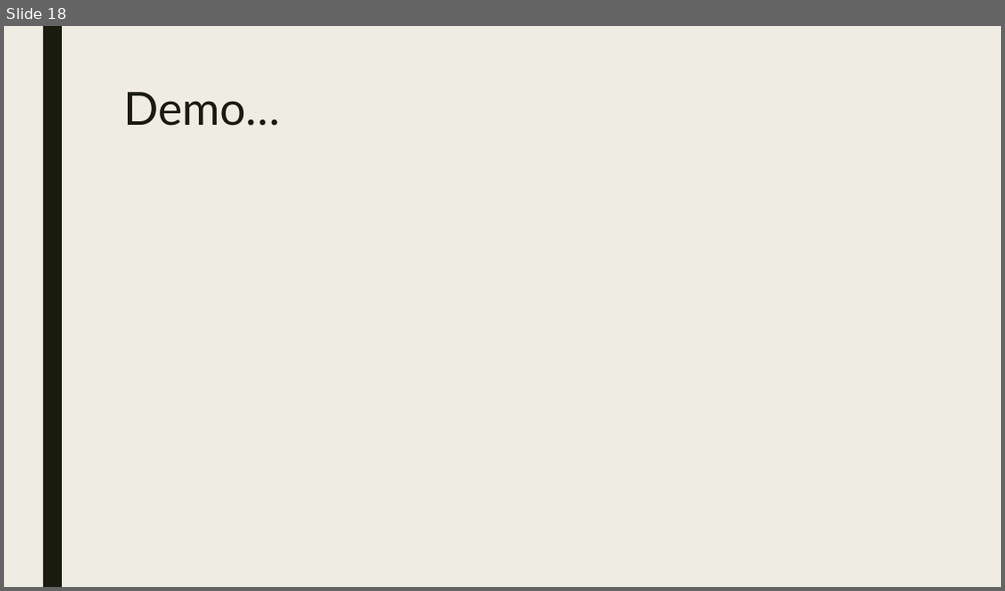
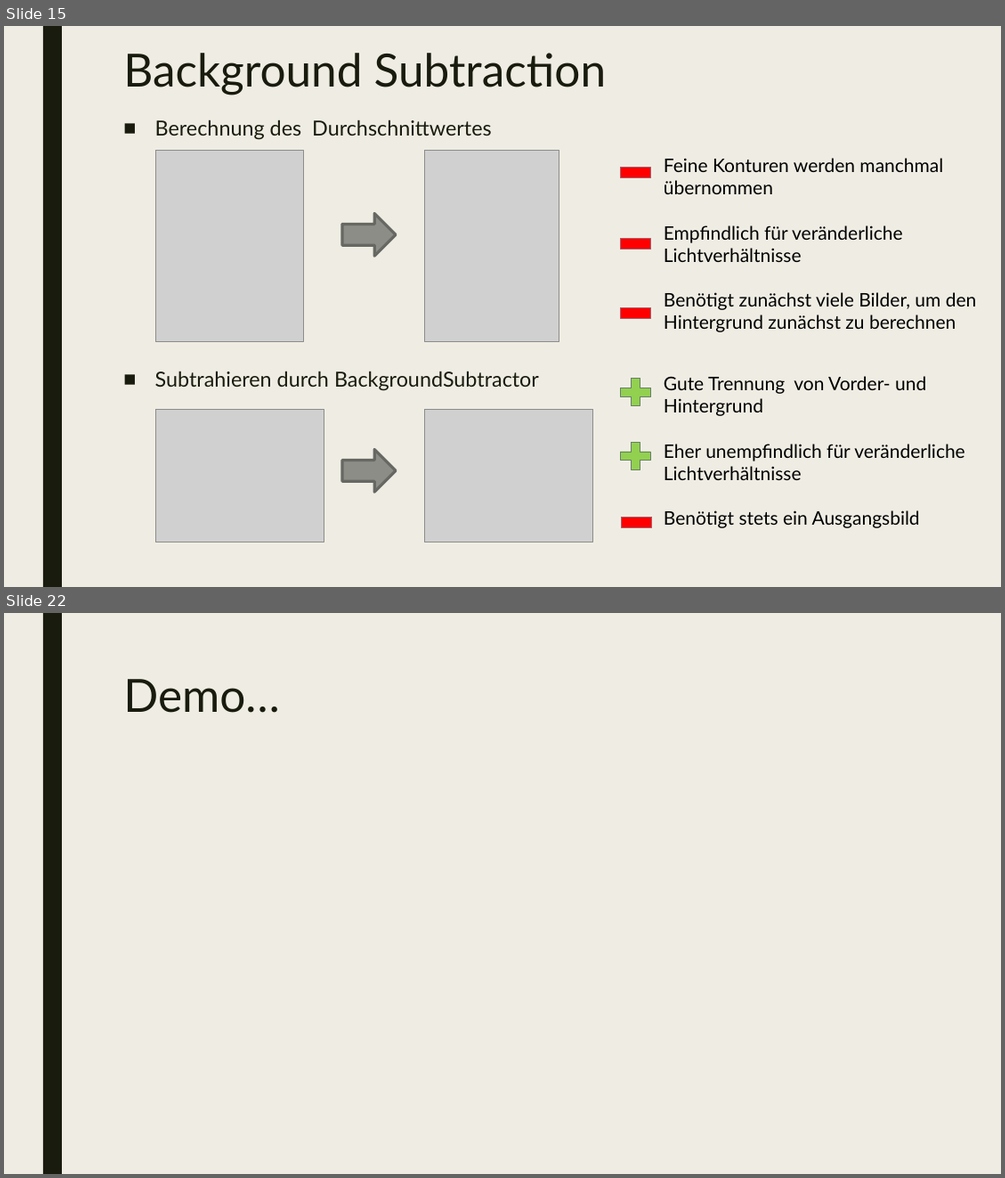
Before and after one commit to uol-mediaprocessing-201920/group-projects-hand-gesture, a slide deck: gesture_recognition.pptx. Shown one above the other, each under a label of ours: slide 18 before the commit, slides 15 and 22 after it; the slides between them are not shown. The pictures are 1005x591 and 1005x1178 pixels, drawn with LibreOffice and Linux fonts; fonts in the diff are those of the drawing; grey boxes stand for pictures. Boxes give left, top, right and bottom in pixels: in the first picture for what was removed or moved away, otherwise in the second. Text is boxed around its words. In the diff, an @@ line names an element or a change of style, - is before the commit and + after.

```diff
--- a/gesture_recognition.pptx
+++ b/gesture_recognition.pptx
@@ slide 15 added at [4, 26, 1001, 587], background #EFEDE3; not listed: 1 template element that a slide beside it also shows @@
@@ title added at [123, 53, 606, 95], 44 pt, text #191B0E @@
+Background Subtraction
@@ text added at [155, 119, 539, 391], 20 pt, text #191B0E @@
+■ Berechnung des Durchschnittwertes
+■ Subtrahieren durch BackgroundSubtractor
@@ picture added at [156, 150, 303, 342] @@
@@ picture added at [424, 150, 558, 342] @@
@@ math minus added at [615, 150, 657, 194], fill #FF0000, outline #A7616D 0.25 pt @@
@@ text added at [663, 158, 977, 332], 18 pt, text #000000 @@
+Feine Konturen werden manchmal übernommen
+Empfindlich für veränderliche Lichtverhältnisse
+Benötigt zunächst viele Bilder, um den Hintergrund zunächst zu berechnen
@@ right arrow added at [342, 214, 395, 257], fill #8C8D86, outline #686863 2.75 pt @@
@@ math minus added at [615, 221, 657, 265], fill #FF0000, outline #A7616D 0.25 pt @@
@@ math minus added at [615, 290, 657, 335], fill #FF0000, outline #A7616D 0.25 pt @@
@@ plus sign added at [615, 373, 657, 410], fill #92D050, outline #687F69 0.25 pt @@
@@ text added at [663, 376, 964, 528], 18 pt, text #000000 @@
+Gute Trennung von Vorder- und Hintergrund
+Eher unempfindlich für veränderliche Lichtverhältnisse
+Benötigt stets ein Ausgangsbild
@@ picture added at [156, 410, 324, 542] @@
@@ picture added at [424, 410, 592, 542] @@
@@ right arrow added at [342, 450, 395, 491], fill #8C8D86, outline #686863 2.75 pt @@
@@ plus sign added at [615, 437, 657, 474], fill #92D050, outline #687F69 0.25 pt @@
@@ math minus added at [615, 499, 657, 543], fill #FF0000, outline #A7616D 0.25 pt @@
@@ what was slide 18 is now slide 22 @@
```
Also in this commit, not shown: 11 slides changed, 9 other slides added, 6 slides removed.
